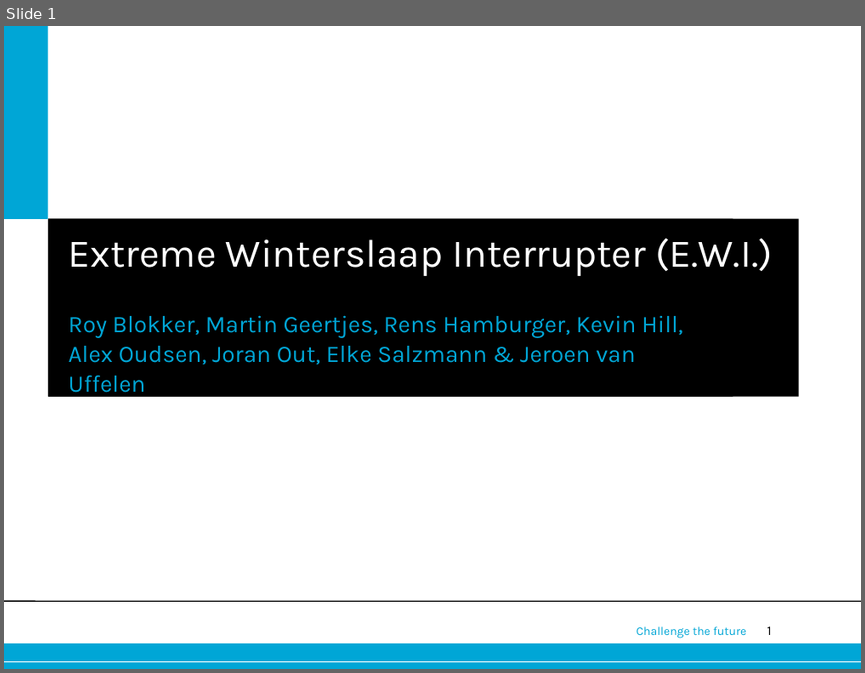
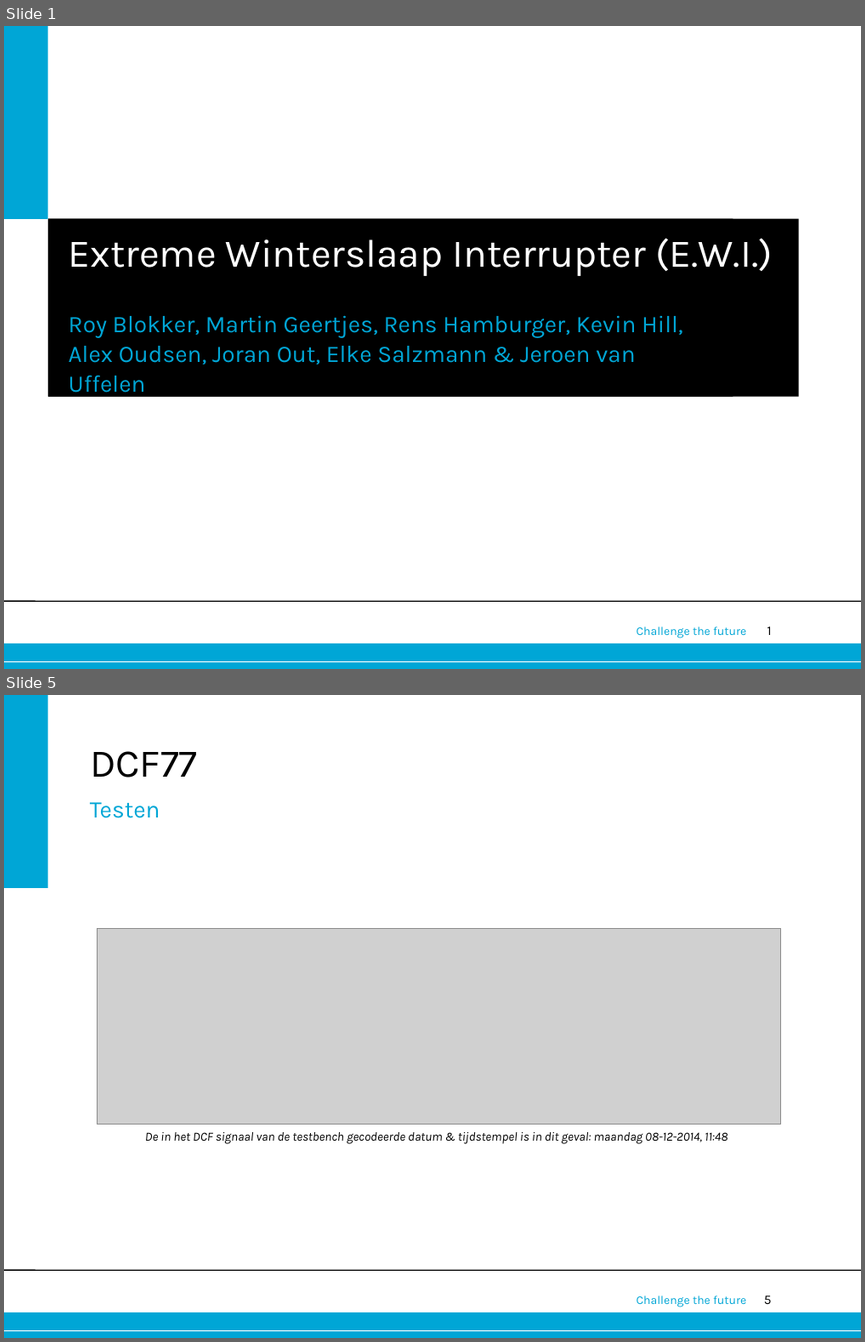
Before and after one commit to Alex-Oudsen/EPO-3, a slide deck: Presentatie/Presentatie groep A1.pptx. Shown one above the other, each under a label of ours: slide 1 before the commit, slides 1 and 5 after it; the slides between them are not shown. The pictures are 865x673 and 865x1342 pixels, drawn with LibreOffice and Linux fonts; fonts in the diff are those of the drawing; grey boxes stand for pictures; background and template pictures are left out. Boxes give left, top, right and bottom in pixels: in the first picture for what was removed or moved away, otherwise in the second. Text is boxed around its words. In the diff, an @@ line names an element or a change of style, - is before the commit and + after.

```diff
--- a/Presentatie/Presentatie groep A1.pptx
+++ b/Presentatie/Presentatie groep A1.pptx
@@ slide 5 added at (4, 695, 861, 1338), background #FFFFFF; not listed: 5 template elements that a slide beside it also shows @@
@@ rectangle added at (4, 695, 47, 888), fill #00A6D6 @@
@@ title added at (90, 751, 197, 777), 33 pt, text #000000 @@
+DCF77
@@ text added at (90, 802, 160, 818), 20 pt, text #00A6D6 @@
+Testen
@@ picture added at (97, 928, 780, 1123) @@
@@ text added at (145, 1132, 727, 1144), 10.5 pt, text #000000, italic @@
+De in het DCF signaal van de testbench gecodeerde datum & tijdstempel is in dit geval: maandag 08-12-2014, 11:48
```
Also in this commit, not shown: 8 other slides added, 2 other files.
